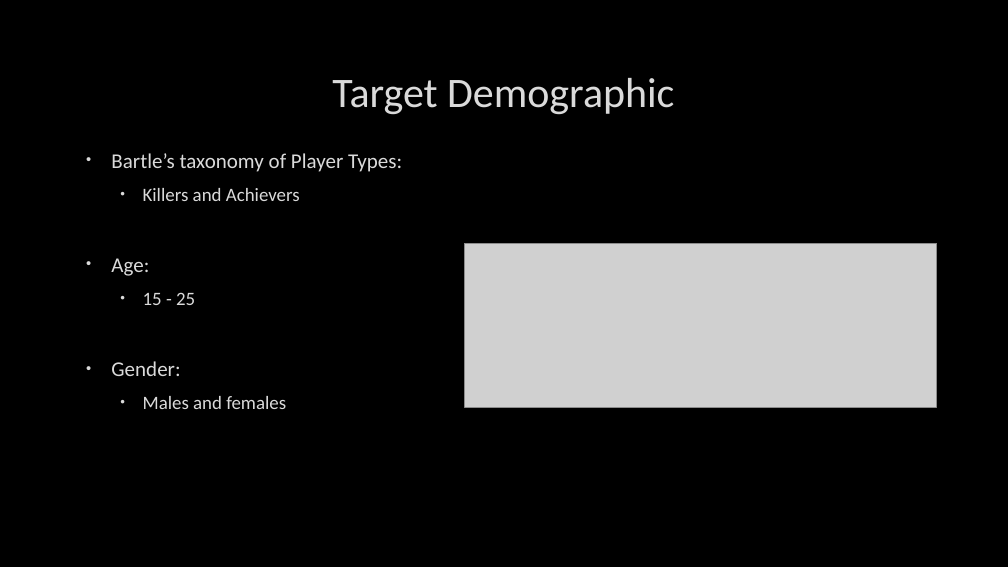
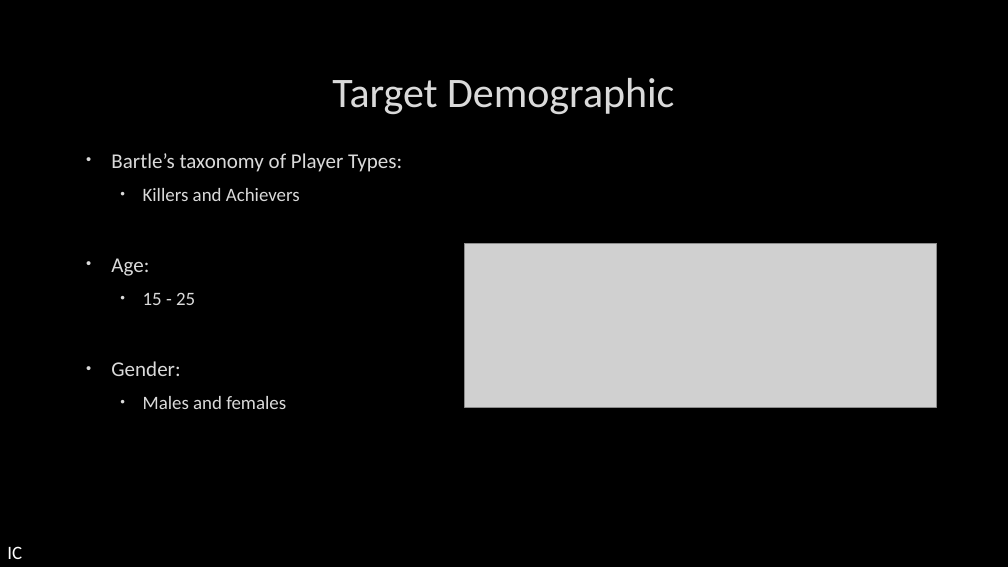
Before and after one commit to UoSGamesGroups/second-semester-s2-group-16-1, a slide deck: slide 2 of Presentations/FirstPresentation.pptx. Drawn at 1008x567 pixels with LibreOffice and Linux fonts; fonts in the diff are those of the drawing; grey boxes stand for pictures; background and template pictures are left out. Boxes give left, top, right and bottom in pixels: in the first picture for what was removed or moved away, otherwise in the second. Text is boxed around its words. In the diff, an @@ line names an element or a change of style, - is before the commit and + after.

```diff
--- a/Presentations/FirstPresentation.pptx
+++ b/Presentations/FirstPresentation.pptx
@@ text added at bbox=[7, 546, 22, 559], 18 pt, text #FFFFFF @@
+IC
```
Also in this commit, not shown: 2 other slides changed, 1 slide added, 2 other files.
